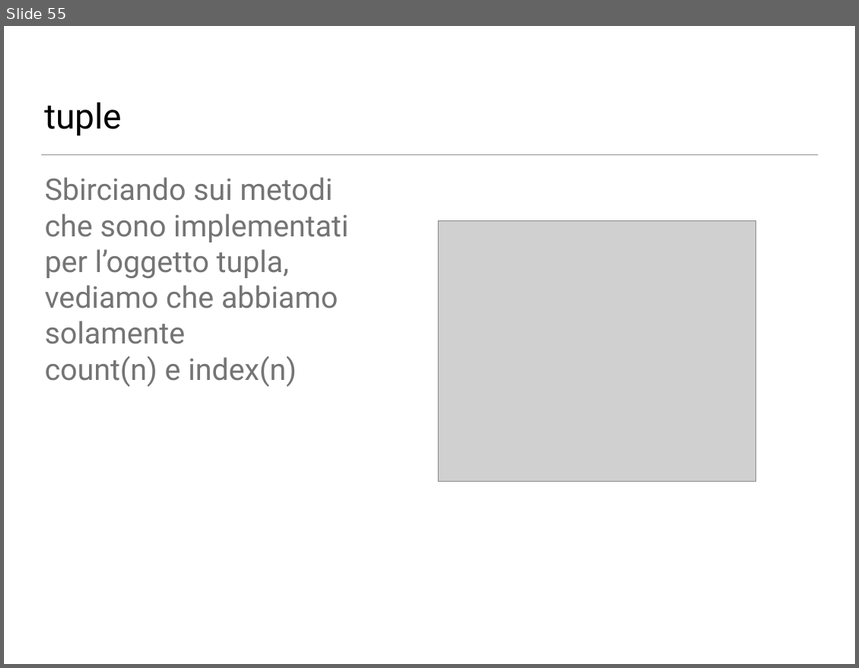
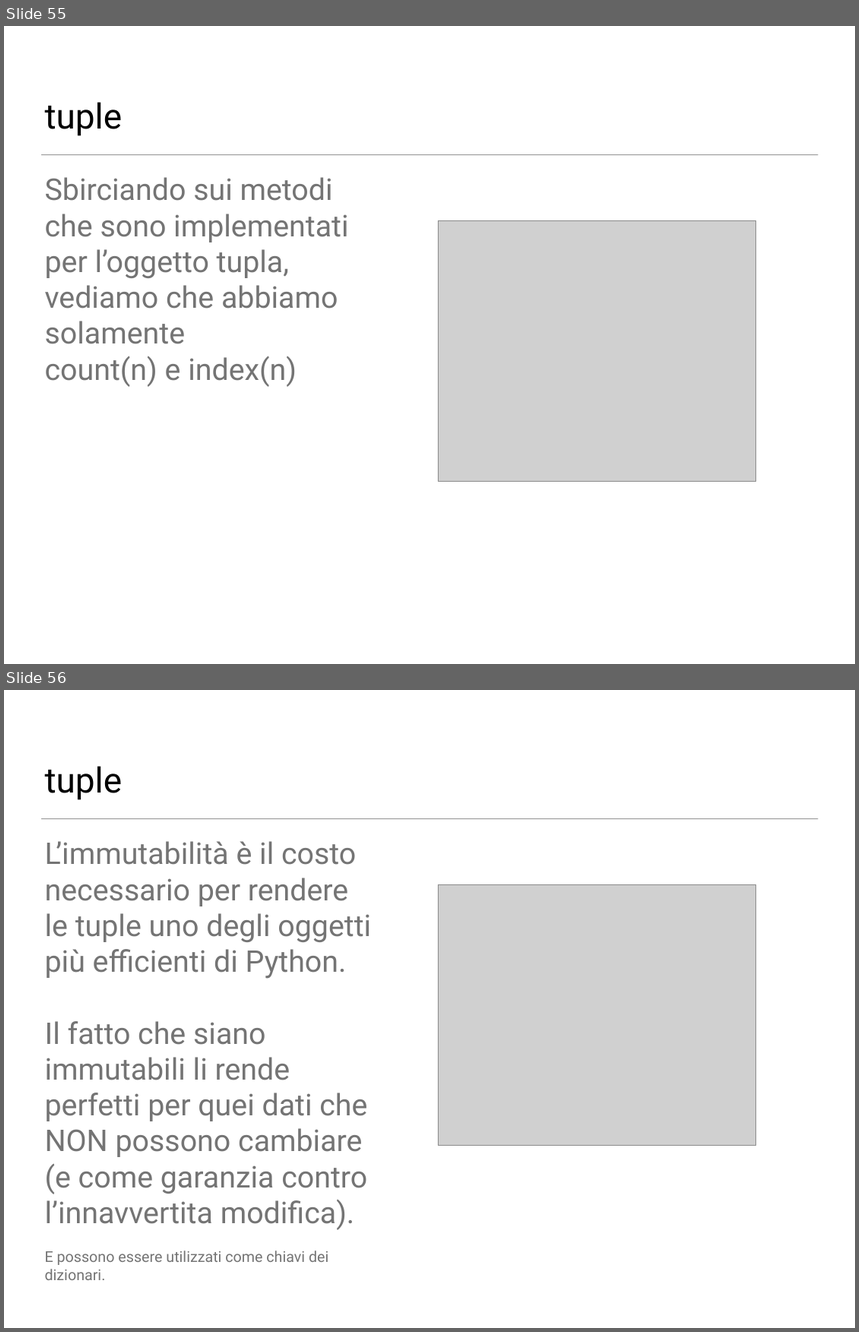
Before and after one commit to NicolaGrego2001/NicolaGrego2001, a slide deck: logica.odp. Shown one above the other, each under a label of ours: slide 55 before the commit, slides 55 and 56 after it. The pictures are 859x668 and 859x1332 pixels, drawn with LibreOffice and Linux fonts; fonts in the diff are those of the drawing; grey boxes stand for pictures; background and template pictures are left out. Boxes give left, top, right and bottom in pixels: in the first picture for what was removed or moved away, otherwise in the second. Text is boxed around its words. In the diff, an @@ line names an element or a change of style, - is before the commit and + after.

```diff
--- a/logica.odp
+++ b/logica.odp
@@ slide 56 added at bbox=[4, 690, 855, 1328], background picture (left out); not listed: 1 template element that a slide beside it also shows @@
@@ text added at bbox=[45, 766, 123, 800], 42 pt, text #000000 @@
+tuple
@@ text added at bbox=[45, 841, 371, 1265], 36 pt, text #747474 @@
+L’immutabilità è il costo necessario per rendere le tuple uno degli oggetti più efficienti di Python.
+Il fatto che siano immutabili li rende perfetti per quei dati che NON possono cambiare (e come garanzia contro l’innavvertita modifica).
+E possono essere utilizzati come chiavi dei dizionari.
@@ picture added at bbox=[438, 885, 756, 1145] @@
```
Also in this commit, not shown: 1 slide removed, 10 other files.
